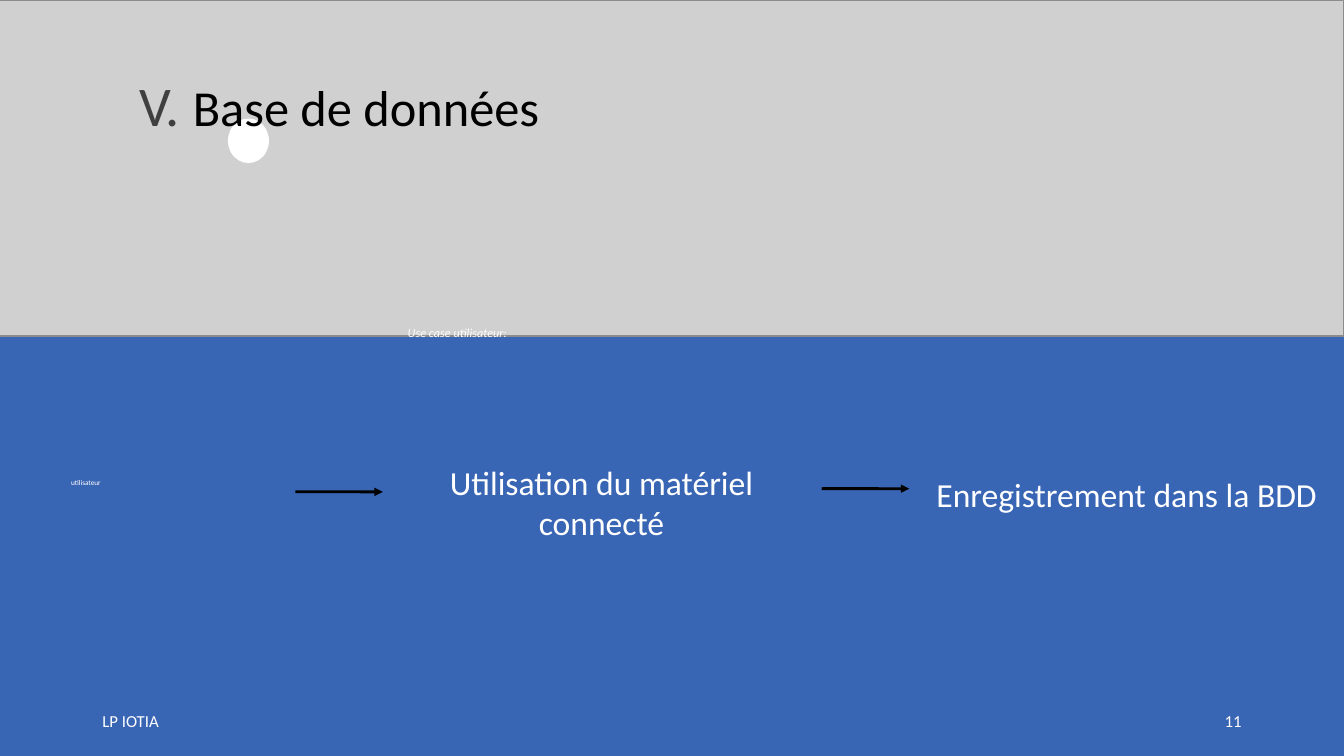
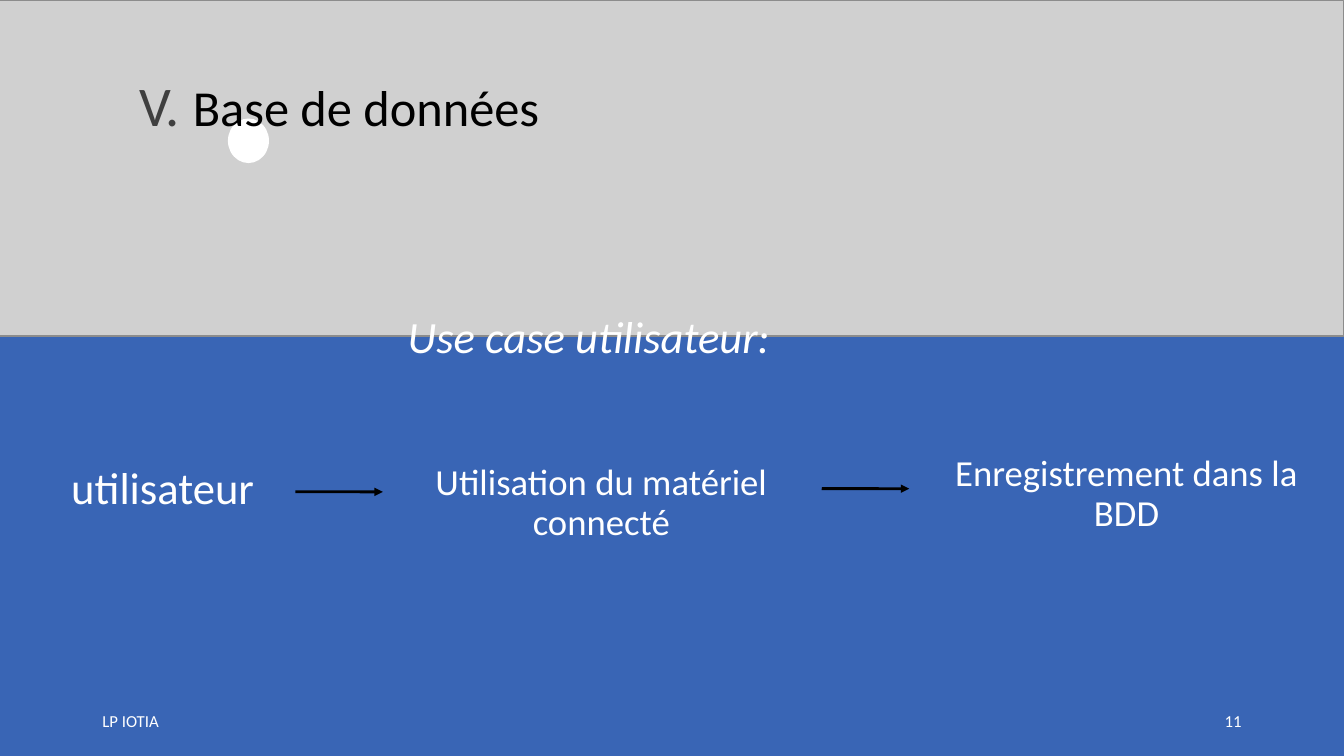
Before and after one commit to LENSAlex/ProjetIotia, a slide deck: slide 11 of Diapo_commun/PresentationCommune.pptx. Drawn at 1344x756 pixels with LibreOffice and Linux fonts; fonts in the diff are those of the drawing; grey boxes stand for pictures. Boxes give left, top, right and bottom in pixels: in the first picture for what was removed or moved away, otherwise in the second. Text is boxed around its words. In the diff, an @@ line names an element or a change of style, - is before the commit and + after.

```diff
--- a/Diapo_commun/PresentationCommune.pptx
+++ b/Diapo_commun/PresentationCommune.pptx
@@ text "Use case utilisateur:" at box(408, 322, 769, 364): size 8.7 to 31.9 pt; line spacing 1 to 0.9 @@
@@ text "utilisateur" at box(71, 473, 254, 505): size 5.2 to 31.9 pt; line spacing 1 to 0.9 @@
@@ text "Utilisation du matériel connecté" at box(435, 469, 767, 536): size 24 to 26.2 pt; line spacing 1 to 0.9 @@
@@ text "Enregistrement dans la BDD" at box(955, 460, 1297, 526): size 24 to 26.2 pt; line spacing 1 to 0.9 @@
```
Also in this commit, not shown: 7 other slides changed.
